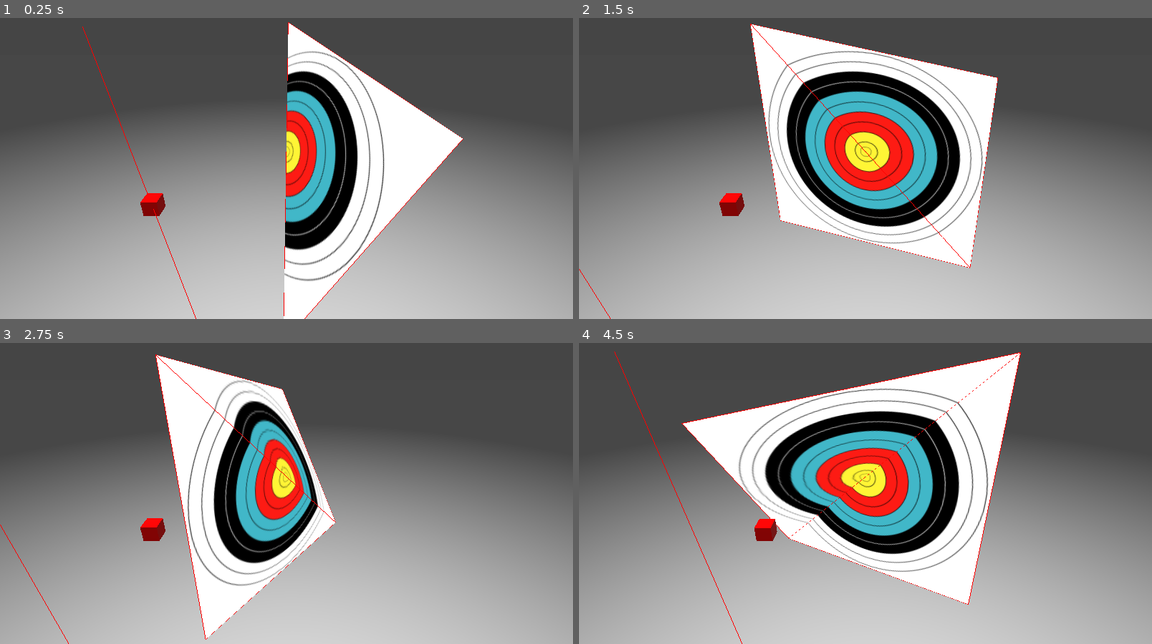
Above: before the commit, frames 1-4 (two rows, left to right).
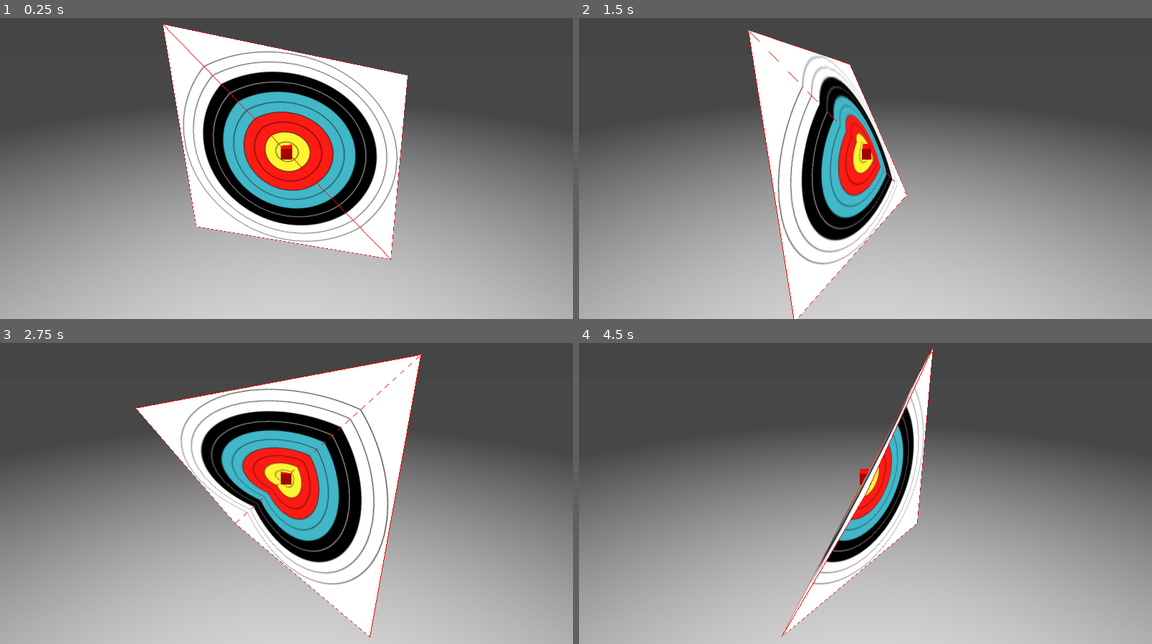
Above: after the commit, the same moments.

Repository: JohnMeadow1/GodotGeometryElements
Game: Godot game, scene res://main.tscn
Same seed, same stepped clock (60 frames per second), same inputs: the game is played once before the commit and once after it.
Inputs (mouse positions are in pixels of both pictures, inside the frame that each line leads up to):
- Up to frame 1 (0.25 s): no input
- Up to frame 2 (1.5 s): move the mouse to (991, 135) at 0.52 s; click (991, 135) at 0.67 s; move the mouse to (750, 168) at 1.27 s; click (750, 168) at 1.42 s
- Up to frame 3 (2.75 s): move the mouse to (343, 403) at 2.02 s; click (343, 403) at 2.17 s
- Up to frame 4 (4.5 s): move the mouse to (836, 544) at 2.77 s; click (836, 544) at 2.92 s; move the mouse to (1037, 526) at 3.52 s; click (1037, 526) at 3.67 s; move the mouse to (693, 427) at 4.27 s; click (693, 427) at 4.42 s

The runs differ from the first frame. In frame 1, 23% of the frame differs, in the area x 14-81%, y 1-100%; in frame 2, 22%; in frame 3, 26%; in frame 4, 28%, in the area x 6-78%, y 1-100%.

Commit message:
Initial starting for Ray_triangle intersection

Diff:
--- a/godot_3/final/ray_triangle_intersection/main.gd
+++ b/godot_3/final/ray_triangle_intersection/main.gd
@@ -47,16 +47,17 @@
 	var source = $Source.translation
 	var surface_normal = ( P2 - P1 ).cross( P3 - P1 ).normalized()
 	a = -surface_normal.dot(P1)
-	t = -( surface_normal.dot( source ) + a ) / ( surface_normal.dot( ray ) )
-	var surface_hit = source + t * ray
-	if ( (P2 - P1).cross(surface_hit - P1) ).dot(surface_normal) > 0:
-		if ( (P3 - P2).cross(surface_hit - P2) ).dot(surface_normal) > 0:
-			if ( (P1 - P3).cross(surface_hit - P3) ).dot(surface_normal) > 0:
-				$Hit.material_override.set("albedo_color", Color( 0, 1, 0 ) )
-				$Ray_geometry.material_override.set("albedo_color", Color( 0, 1, 0 ) )
-				hit    = surface_hit
-				normal = surface_normal
-				return true
+	if surface_normal.dot( ray ) != 0:
+		t = -( surface_normal.dot( source ) + a ) / ( surface_normal.dot( ray ) )
+		var surface_hit = source + t * ray
+		if ( (P2 - P1).cross(surface_hit - P1) ).dot(surface_normal) > 0:
+			if ( (P3 - P2).cross(surface_hit - P2) ).dot(surface_normal) > 0:
+				if ( (P1 - P3).cross(surface_hit - P3) ).dot(surface_normal) > 0:
+					$Hit.material_override.set("albedo_color", Color( 0, 1, 0 ) )
+					$Ray_geometry.material_override.set("albedo_color", Color( 0, 1, 0 ) )
+					hit    = surface_hit
+					normal = surface_normal
+					return true
 	return false
 
 func calculate_ray_reflection():
--- a/godot_3/final/ray_triangle_intersection/main.tscn
+++ b/godot_3/final/ray_triangle_intersection/main.tscn
@@ -455,7 +455,7 @@
 
 [node name="Source" type="MeshInstance" parent="." index="2"]
 
-transform = Transform( 1, 0, 0, 0, 1, 0, 0, 0, 1, 0.917226, -0.006479, 5.76657 )
+transform = Transform( 1, 0, 0, 0, 1, 0, 0, 0, 1, 5.38725, -0.006479, 5.76657 )
 layers = 1
 material_override = SubResource( 5 )
 cast_shadow = 1
@@ -472,7 +472,6 @@
 
 [node name="Hit" type="MeshInstance" parent="." index="3"]
 
-transform = Transform( 1, 0, 0, 0, 1, 0, 0, 0, 1, -1.21442, -0.0387182, 1.85944 )
 layers = 1
 material_override = SubResource( 7 )
 cast_shadow = 1
@@ -502,7 +501,7 @@
 
 [node name="Target_geometry" type="ImmediateGeometry" parent="." index="5"]
 
-transform = Transform( 0.26693, 0, 0.963727, 0, 1, 0, -0.963727, 0, 0.26693, 0, 0, 0 )
+transform = Transform( -0.884746, 0, 0.466315, 0, 1, 0, -0.466315, 0, -0.884746, 0, 0, 0 )
 layers = 1
 material_override = ExtResource( 3 )
 cast_shadow = 1
@@ -516,7 +515,7 @@
 
 [node name="Target_wireframe" type="ImmediateGeometry" parent="." index="6"]
 
-transform = Transform( 0.26693, 0, 0.963727, 0, 1, 0, -0.963727, 0, 0.26693, 0, 0, 0 )
+transform = Transform( -0.884746, 0, 0.466315, 0, 1, 0, -0.466315, 0, -0.884746, 0, 0, 0 )
 layers = 1
 material_override = SubResource( 10 )
 cast_shadow = 0
